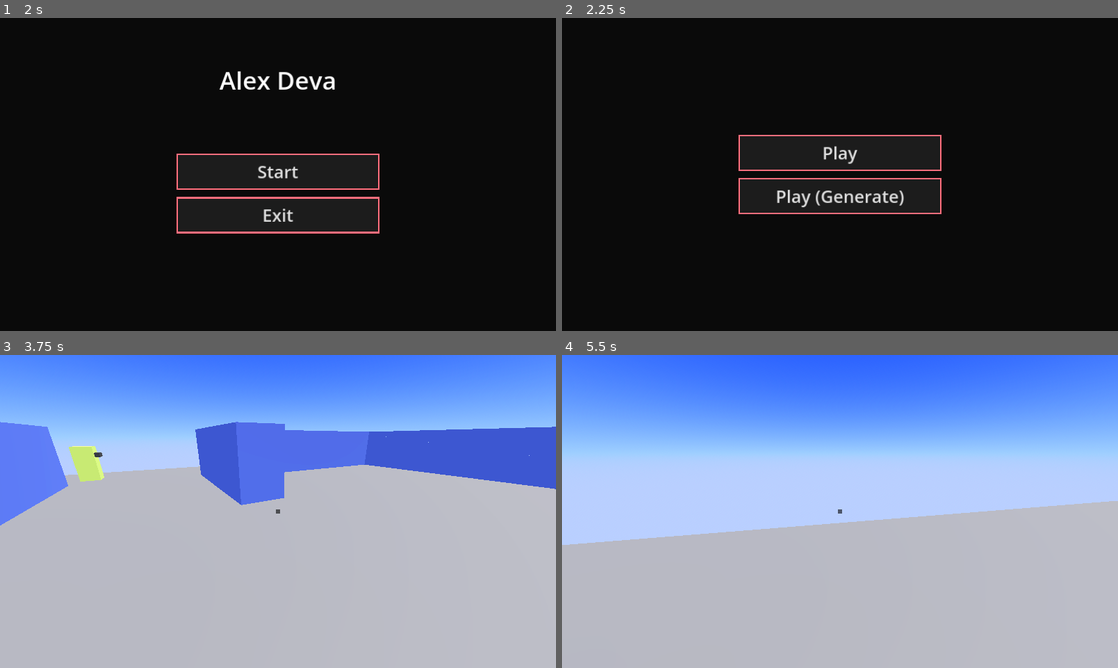
Above: before the commit, frames 1-4 (two rows, left to right).
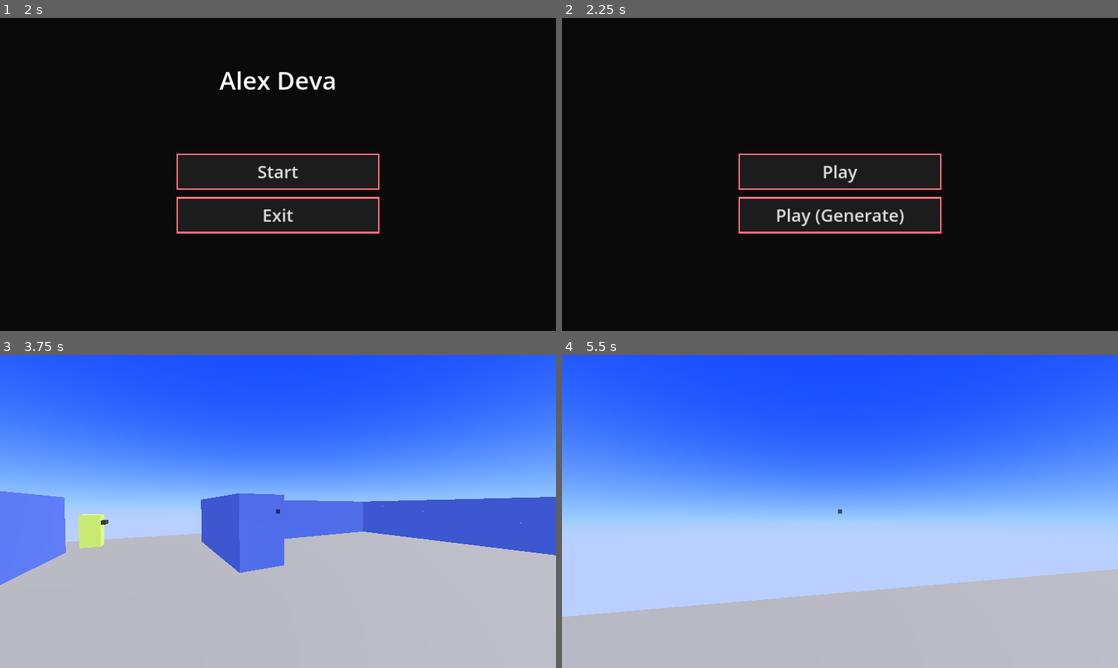
Above: after the commit, the same moments.

Repository: Skyvastern/the-aspiring-deva
Game: Godot game, scene res://main/main.tscn
The game is run twice, just before and just after one commit, with the same random seed, the same clock (stepped at 60 frames per second) and the same inputs.
Inputs (mouse positions are in pixels of both pictures, inside the frame that each line leads up to):
- Up to frame 1 (2 s): click (278, 240) at 0.52 s; type "Alex" at 0.6 s; click "Confirm" at 1.25 s
- Up to frame 2 (2.25 s): click "Start" at 2 s
- Up to frame 3 (3.75 s): click "Play" at 2.75 s; tap Enter at 3.5 s; move the mouse to (305, 511) at 3.52 s; hold W (forward) from 3.53 s (still down); tap E (interact) at 3.6 s
- Up to frame 4 (5.5 s): keep holding W (forward); tap Space (jump) at 3.77, 4.52 s; move the mouse to (812, 511) at 4.27 s; tap Q (interact_detailed) at 4.35 s; move the mouse to (851, 505) at 5.02 s; tap E (interact) at 5.1 s

Frame 1 is identical in both runs. In frame 2, 2.6% of the frame differs, in the area x 31-69%, y 37-69%; in frame 3, 58%; in frame 4, 74%, in the area x 0-100%, y 0-84%.

Commit message:
Have same position for buttons in all menus

Diff:
--- a/frontend/main/menus/game_mode_menu/game_mode_menu.tscn
+++ b/frontend/main/menus/game_mode_menu/game_mode_menu.tscn
@@ -34,9 +34,9 @@
 anchor_right = 0.5
 anchor_bottom = 0.5
 offset_left = -350.0
-offset_top = -137.5
+offset_top = -72.0
 offset_right = 350.0
-offset_bottom = 137.5
+offset_bottom = 203.0
 grow_horizontal = 2
 grow_vertical = 2
 theme_override_constants/separation = 25
--- a/frontend/main/menus/pause_menu/pause_menu.tscn
+++ b/frontend/main/menus/pause_menu/pause_menu.tscn
@@ -34,9 +34,9 @@
 anchor_right = 0.5
 anchor_bottom = 0.5
 offset_left = -350.0
-offset_top = -137.5
+offset_top = -72.0
 offset_right = 350.0
-offset_bottom = 137.5
+offset_bottom = 203.0
 grow_horizontal = 2
 grow_vertical = 2
 theme_override_constants/separation = 25
